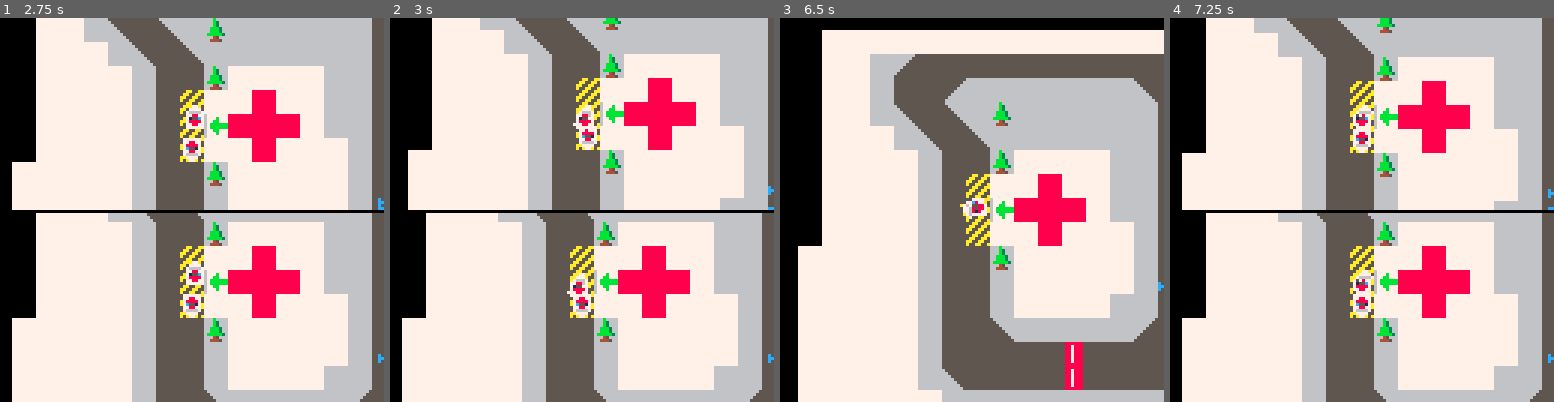
Above: before the commit, frames 1-4 (left to right).
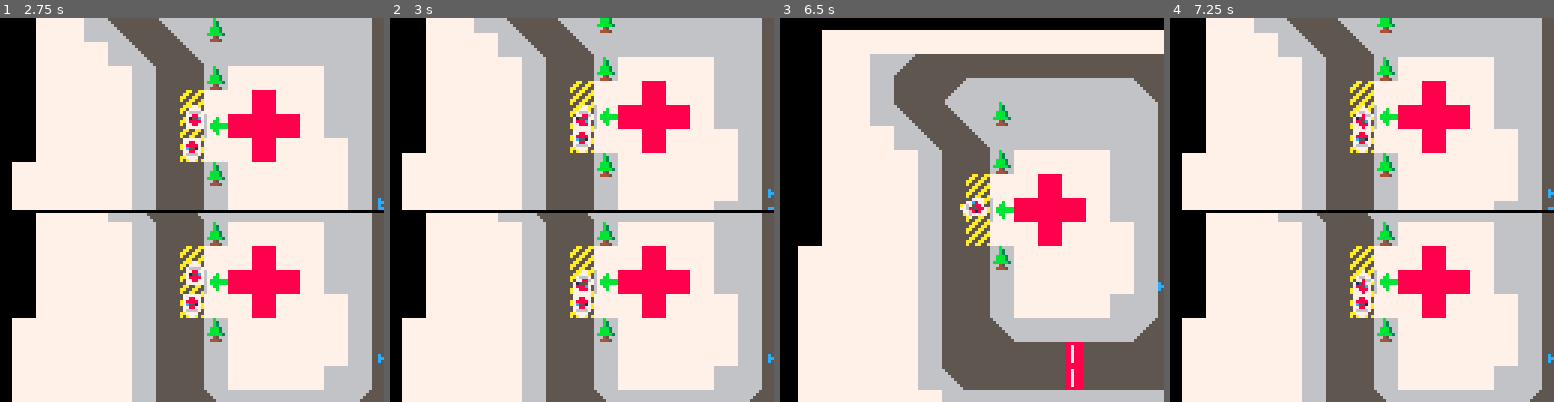
Above: after the commit, the same moments.

Repository: GraulierBrice/ludum-dare-46
Game: PICO-8 cartridge keep-it-alive.p8
Same seed, same stepped clock (60 frames per second), same inputs: the game is played once before the commit and once after it.
Inputs:
- Up to frame 1 (2.75 s): tap O (Z key) at 0.33, 0.7, 1.43, 2.22 s; tap X (X key) at 1.07, 2.07, 2.4, 2.73 s; hold Left 1.97-2.37 s; hold Down from 2.42 s (still down)
- Up to frame 2 (3 s): release Down at 2.82 s; hold Right from 2.87 s (still down)
- Up to frame 3 (6.5 s): tap X (X key) every 0.33 s from 3.07 to 6.4 s; tap O (Z key) every 0.88 s from 3.1 to 5.75 s; release Right at 3.53 s; hold Up 3.58-4.08 s; hold Right 4.13-4.53 s; hold Down 4.58-5.08 s; hold Left 5.13-5.8 s; hold Up 5.85-6.18 s; hold Left from 6.23 s (still down)
- Up to frame 4 (7.25 s): release Left at 6.63 s; tap O (Z key) at 6.63 s; hold Down 6.68-7.08 s; tap X (X key) at 6.73, 7.07 s; hold Right from 7.13 s (still down)

Frame 1 is identical in both runs. In frame 2, 7.9% of the frame differs, in the area x 3-100%, y 0-73%; in frame 3, less than 0.1%; in frame 4, 0.2%.

Commit message:
my controls pref

Diff:
--- a/keep-it-alive.p8
+++ b/keep-it-alive.p8
@@ -21,12 +21,12 @@
 	}
 
 	phy={
-		dt=1/30,
-		friction=2,
-		bounce=0.5,
-		grip=0.5,
-		accel=100,
-		max_vel_action=10
+        dt=1/30,
+        friction=1.5,
+        bounce=0.5,
+        grip=0.33,
+        accel=100,
+        max_vel_action=20
 	}
 
 	maps={
